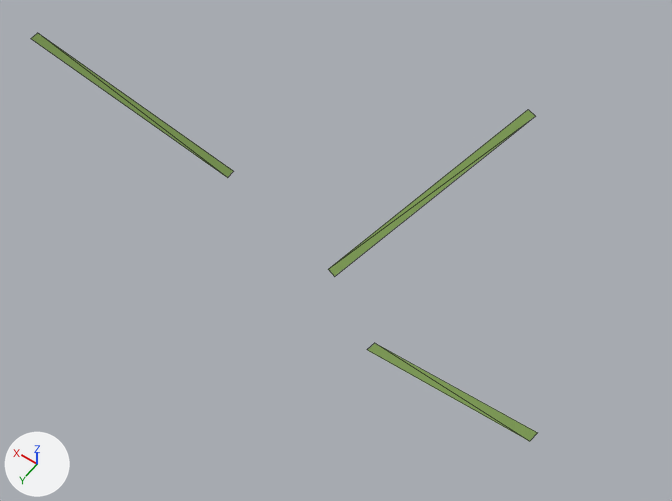
The glTF model environment/forest/assets/broadleaf_lod2.glb: old version first, new version second.
One viewpoint serves both versions: a 50 mm camera at (-0.57, 0.523, 1.215) aimed at (-0.143, -0.076, 0.274). The lights are fixed; the arrows at lower left show +X, +Y and +Z. The picture after the commit comes second. Mesh edges are drawn as thin lines.

The first picture shows 'Leaves'.
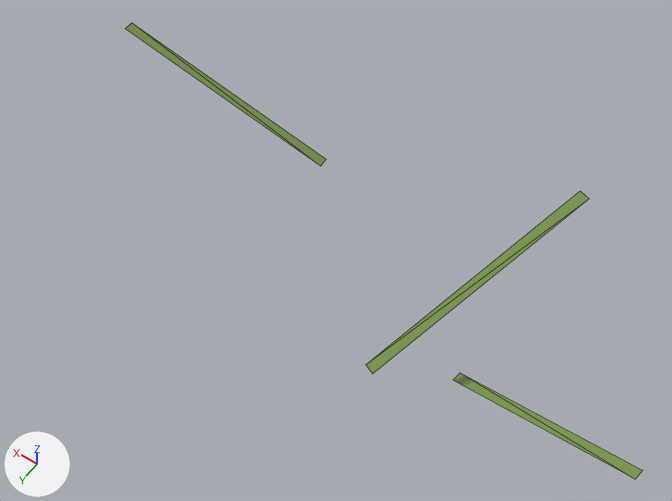
Where the change shows, as pixel boxes (x1, y1, x2, y2) in the pictures (672 x 501 px; the box of a moved part takes in the faces that stretch with it):
'Leaves', reshaped (12% taller): before (31, 33, 537, 441); after (125, 23, 643, 479)
part 1 of me_leaves_020, moved or reshaped: before (367, 343, 537, 441); after (453, 373, 643, 479)
part 2 of me_leaves_020, moved or reshaped: before (31, 33, 233, 178); after (125, 23, 326, 166)
part 3 of me_leaves_020, moved or reshaped: before (328, 110, 535, 277); after (366, 191, 589, 373)

The change in detail:
me_leaves_020 is used by ob_leaves; location (0.0, 0.0, 0.0).
me_leaves_020 had 12 vertices, 6 faces and spanned x -0.478..0.341, y -0.317..0.038, z 0.229..0.405.
me_leaves_020 now has 12 vertices, 6 faces and spans x -0.587..0.253, y -0.231..0.058, z 0.229..0.405.
me_leaves_020 part 1: the loose piece of 4 vertices spanning x -0.478..-0.244, y -0.013..0.038, z 0.229..0.311 is moved by (-0.109, -0.025, 0.0).
me_leaves_020 part 2: the loose piece of 4 vertices spanning x 0.034..0.341, y -0.09..-0.047, z 0.298..0.405 is moved by (-0.088, -0.089, 0.0).
me_leaves_020 part 3: the loose piece of 4 vertices spanning x -0.28..-0.161, y -0.317..-0.028, z 0.295..0.402 is moved by (-0.115, 0.086, 0.0).
